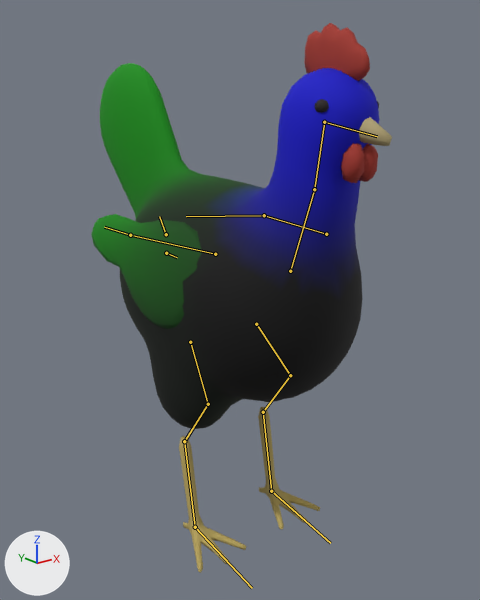
The glTF model assets/beast_hen.glb, before and after one commit.
One viewpoint serves both versions: a 50 mm lens placed at (-0.365, -0.47, 0.422), pointed at (0.024, 0.017, 0.227). Lighting does not change. The marker at lower left points along +X, +Y and +Z. The first picture is the older version. The bones that bend it are drawn over the model as lines.

Names of what the first picture shows: 'beast_hen_feather', 'beast_hen_horn'.
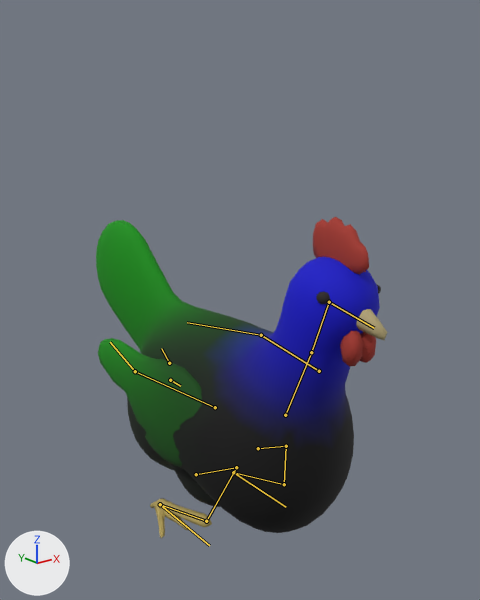
The newer file adds an action. The first version stands in its rest pose; the second is drawn at frame 42 of the action 'brood'.

The change in detail:
Bone 'body' (bone_body) moves from (0.0, 0.0, 0.0) to (0.0, 0.0072, 0.1447).
Bone 'body' (bone_body) turns from (0, 0, 0) to (-4, 0, 0) degrees about its own x, y and z.
Bone 'neck' (bone_neck) turns from (0, 0, 0) to (7, 3, 0) degrees about its own x, y and z.
Bone 'neck2' (bone_neck2) turns from (0, 0, 0) to (7, 3, 0) degrees about its own x, y and z.
Bone 'head' (bone_head) turns from (0, 0, 0) to (-11, 0, 12) degrees about its own x, y and z.
Bone 'tail1' (bone_tail1) turns from (0, 0, 0) to (-14, 0, 0) degrees about its own x, y and z.
Bone 'thigh.L' (bone_thigh_l) turns from (0, 0, 0) to (-74, 8, 12) degrees about its own x, y and z.
Bone 'shin.L' (bone_shin_l) turns from (0, 0, 0) to (63, -3, -12) degrees about its own x, y and z.
Bone 'hock.L' (bone_hock_l) turns from (0, 0, 0) to (97, -12, 12) degrees about its own x, y and z.
Bone 'htoe.L' (bone_htoe_l) turns from (0, 0, 0) to (-92, 0, 0) degrees about its own x, y and z.
Bone 'thigh.R' (bone_thigh_r) turns from (0, 0, 0) to (-74, -8, -12) degrees about its own x, y and z.
Bone 'shin.R' (bone_shin_r) turns from (0, 0, 0) to (63, 3, 12) degrees about its own x, y and z.
Bone 'hock.R' (bone_hock_r) turns from (0, 0, 0) to (97, 12, -12) degrees about its own x, y and z.
Bone 'htoe.R' (bone_htoe_r) turns from (0, 0, 0) to (-92, 0, 0) degrees about its own x, y and z.
Bone 'wing1.L' (bone_wing1_l) turns from (0, 0, 0) to (5, 4, 0) degrees about its own x, y and z.
Bone 'wing1.R' (bone_wing1_r) turns from (0, 0, 0) to (5, -4, 0) degrees about its own x, y and z.

Location of each change, [x1, y1, x2, y2] in pixels of the pictures (480 x 600 px):
'beast_hen_feather', posed (14% shorter)
    before: [91, 63, 380, 429]
    after: [96, 220, 380, 533]
'beast_hen_horn', posed (11% wider, 42% shorter)
    before: [179, 23, 392, 573]
    after: [150, 217, 387, 538]
bone 'body', root to tip
    before: (166, 253) to (177, 257)
    after: (170, 380) to (180, 386)
bone 'neck', root to tip
    before: (290, 271) to (314, 189)
    after: (285, 415) to (311, 352)
bone 'neck2', root to tip
    before: (314, 189) to (324, 122)
    after: (311, 352) to (329, 302)
bone 'head', root to tip
    before: (324, 122) to (377, 136)
    after: (329, 302) to (374, 328)
bone 'tail1', root to tip
    before: (166, 234) to (159, 216)
    after: (169, 363) to (161, 348)
bone 'thigh.L', root to tip
    before: (256, 324) to (290, 375)
    after: (258, 448) to (286, 446)
bone 'shin.L', root to tip
    before: (290, 375) to (263, 412)
    after: (286, 446) to (284, 484)
bone 'hock.L', root to tip
    before: (263, 412) to (271, 491)
    after: (284, 484) to (233, 472)
bone 'htoe.L', root to tip
    before: (271, 491) to (330, 543)
    after: (233, 472) to (286, 507)
bone 'thigh.R', root to tip
    before: (190, 342) to (208, 404)
    after: (196, 474) to (236, 467)
bone 'shin.R', root to tip
    before: (208, 404) to (184, 441)
    after: (236, 467) to (206, 521)
bone 'hock.R', root to tip
    before: (184, 441) to (195, 527)
    after: (206, 521) to (160, 504)
bone 'htoe.R', root to tip
    before: (195, 527) to (252, 588)
    after: (160, 504) to (209, 545)
bone 'wing1.L', root to tip
    before: (326, 234) to (264, 215)
    after: (319, 371) to (261, 335)
bone 'wing1.R', root to tip
    before: (215, 254) to (130, 235)
    after: (215, 407) to (135, 371)
